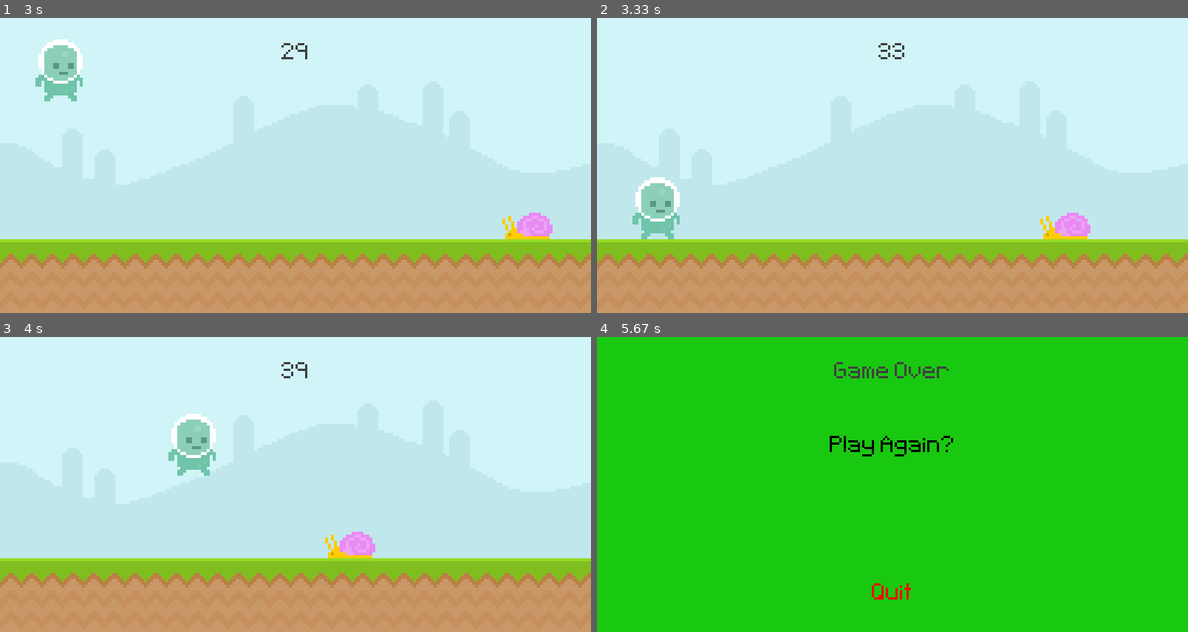
Above: before the commit, frames 1-4 (two rows, left to right).
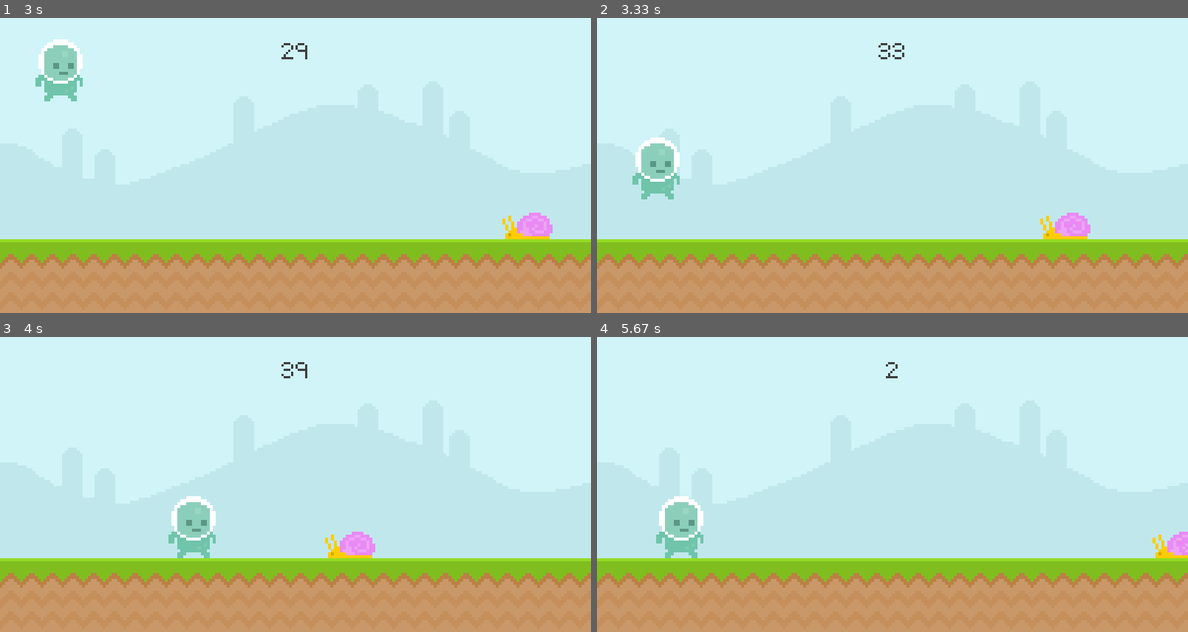
Above: after the commit, the same moments.

Repository: v343990/pyGame-Runner
Game: pygame game, started from Runner.py
Same seed, same stepped clock (60 frames per second), same inputs: the game is played once before the commit and once after it.
Inputs (mouse positions are in pixels of both pictures, inside the frame that each line leads up to):
- Up to frame 1 (3 s): tap Space at 0.33, 0.73, 1.03, 1.57, 1.87, 2.07, 2.37, 2.63, 2.93 s; hold Right 0.67-1.13 s; hold Right 1.5-1.97 s; hold Left 2-2.53 s; hold Left 2.57-2.97 s
- Up to frame 2 (3.33 s): hold Up from 3 s (still down); tap Space at 3.07 s
- Up to frame 3 (4 s): release Up at 3.37 s; hold Right from 3.4 s (still down); tap Space at 3.47, 3.77 s
- Up to frame 4 (5.67 s): release Right at 4.03 s; hold Left 4.07-4.53 s; tap Space at 4.13, 4.43, 4.63, 4.93 s; hold Up 4.57-5.03 s; click (892, 449) at 5.45 s, where only the run after the commit has a clickable "Play Again?"

Frame 1 is identical in both runs. In frame 2, 2.2% of the frame differs, in the area x 6-14%, y 40-75%; in frame 3, 2.5%; in frame 4, 100%, in the area x 0-100%, y 0-100%.

Commit message:
Movement Smoother
Movement is much smoother and you can jump up by pressing the up arrow

Diff:
--- a/Runner.py
+++ b/Runner.py
@@ -57,6 +57,10 @@
         if keys[pygame.K_SPACE] and player_rect.bottom >= 300:
             player_gravity = -20
 
+        keys = pygame.key.get_pressed()
+        if keys[pygame.K_UP] and player_rect.bottom >= 300:
+            player_gravity = -20
+
         if keys[pygame.K_LEFT]:
             player_rect.x -= player_speed
 
@@ -80,10 +84,10 @@
         if player_rect.bottom >= 300:
             player_rect.bottom = 300
         screen.blit(player_surf,player_rect) # apply rectangle to the screen
-        if player_rect.left < 0:
-            player_rect.right = screen_width
-        if player_rect.right > screen_width:
-            player_rect.left = 0
+        if player_rect.right < 0:
+            player_rect.left = screen_width
+        if player_rect.left > screen_width:
+            player_rect.right = 0
 
         if snail_rect.colliderect(player_rect):
             gamelive = False
